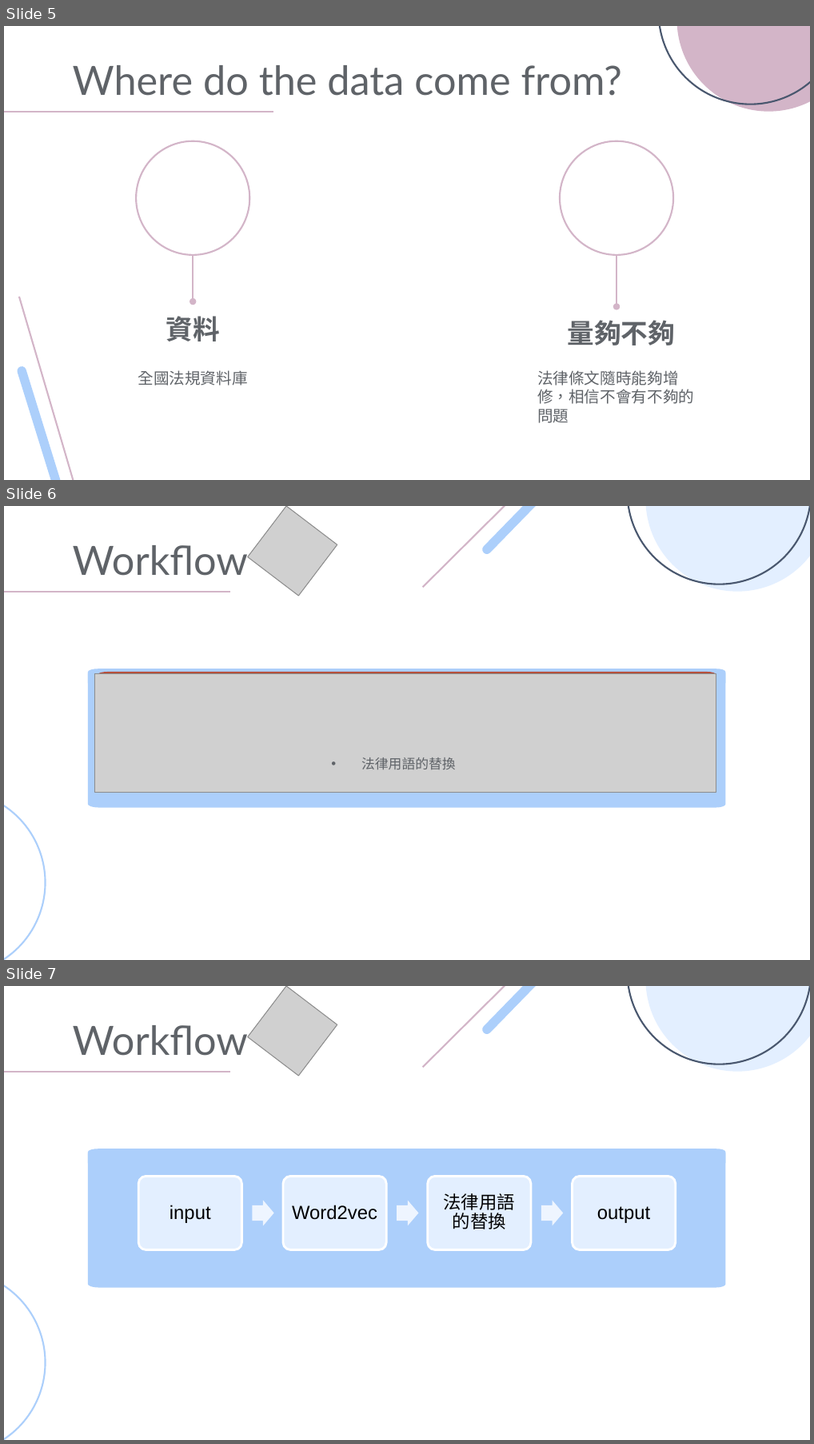
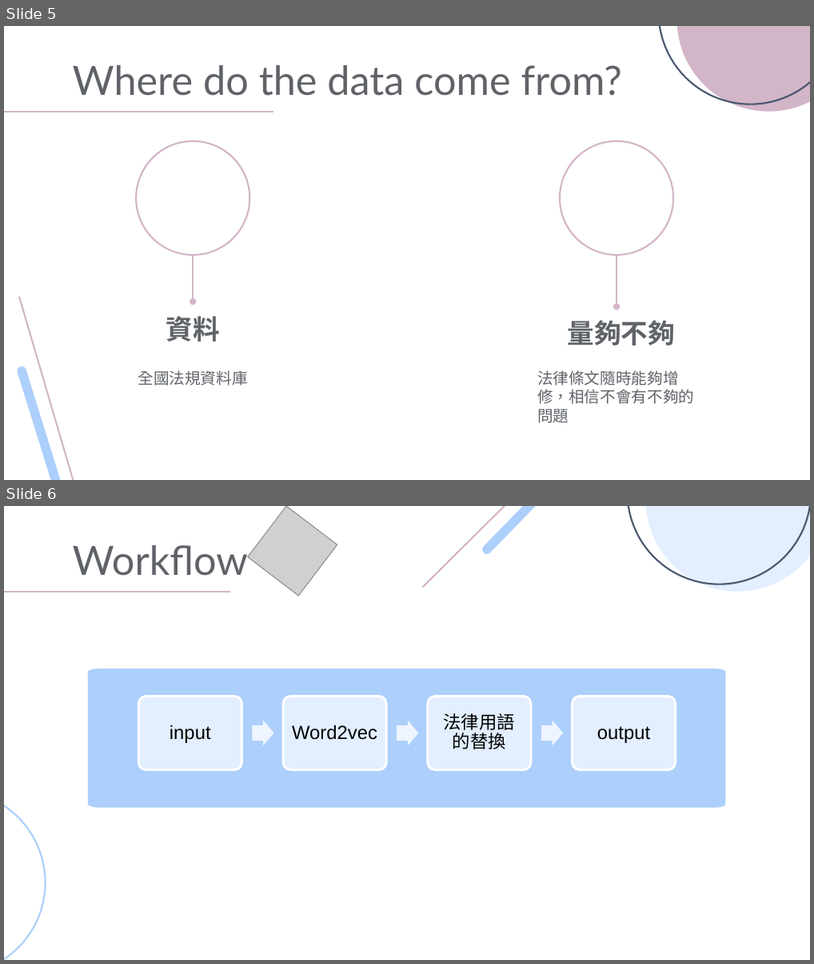
Before and after one commit to PeterWolf-tw/NTNU_TextProcessing_2020, a slide deck: week14/Project_deadline.pptx. Shown one above the other, each under a label of ours: slides 5, 6 and 7 before the commit, slides 5 and 6 after it. The pictures are 814x1444 and 814x964 pixels, drawn with LibreOffice and Linux fonts; fonts in the diff are those of the drawing; grey boxes stand for pictures. Boxes give left, top, right and bottom in pixels: in the first picture for what was removed or moved away, otherwise in the second. Text is boxed around its words. In the diff, an @@ line names an element or a change of style, - is before the commit and + after.

```diff
--- a/week14/Project_deadline.pptx
+++ b/week14/Project_deadline.pptx
@@ slide 6 removed at <box>4,506,810,960</box>, background #FFFFFF; not listed: 5 template elements that a slide beside it also shows @@
@@ picture removed at <box>248,506,337,596</box> @@
@@ title removed at <box>73,545,248,576</box> @@
-Workflow
@@ line removed from (230, 592) to (4, 592) @@
@@ picture removed at <box>95,674,716,792</box> @@
@@ text removed at <box>362,757,455,769</box> @@
-• 法律用語的替換
@@ group removed at <box>88,669,726,807</box>: 4 freeform shapes @@
@@ what was slide 7 is now slide 6 @@
```
